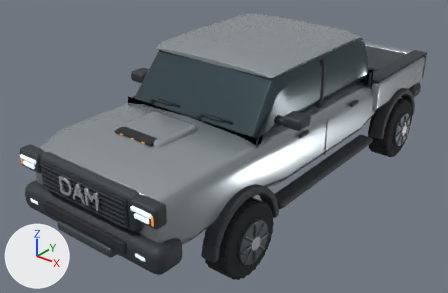
The Blender file source_blender/dam_pickup.blend, before and after one commit.
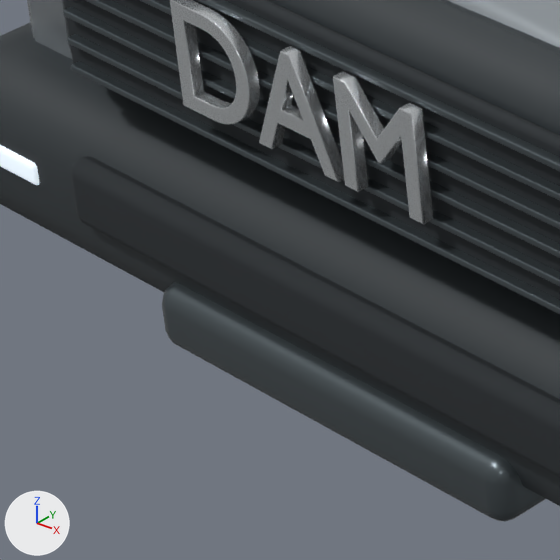
Old and new are each drawn whole from a 50 mm camera at (4.41, -6.29, 4.24) aimed at (-0.25, -0.47, 0.64) and again close up on the part from 7% to 27% of the width and 60% to 90% of the height. The lights are fixed; the arrows at lower left show +X, +Y and +Z. The older version's two pictures come first.

In view in the first close-up: 'DAM grille badge', 'Front bumper', 'Grille slat', 'Grille slat.001', 'Grille slat.002', 'Grille slat.003', 'Grille slat.005', 'Grille surround', 'Lower intake', 'Pickup body', 'Recessed grille', 'Skid plate' and 2 more.
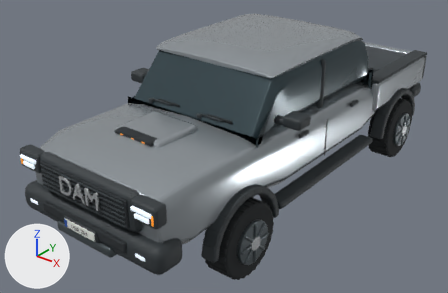
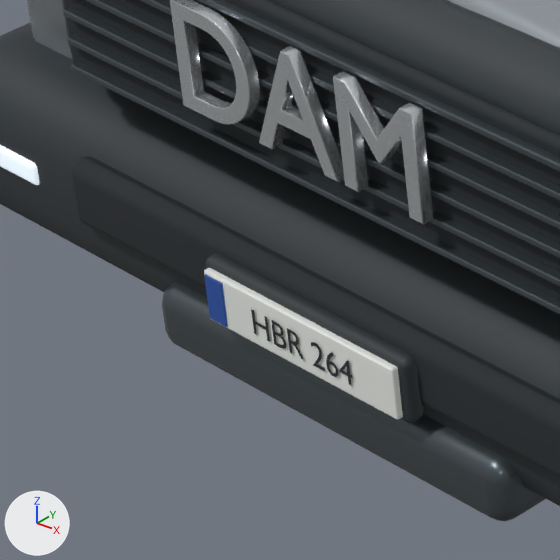
Commit message: Model front and rear registration plates for the DAM pickup

Location of each change, [x1, y1, x2, y2] in pixels of the close-ups (560 x 560 px):
'Front number plate', added: after [204, 268, 403, 420]
'Front plate holder', added: after [206, 253, 424, 423]
'Front registration', added: after [251, 309, 353, 386]
'Front plate blue band', added (blue): after [204, 274, 228, 327]

Edits to the bpy script that builds the scene:
```text
Add mat_blue_registration_band:
    mat_blue_registration_band = principled_material('Blue registration band')
    mat_blue_registration_band.base_color = (0.023, 0.089, 0.39)  # blue #2a54a8
    mat_blue_registration_band.metallic = 0.02
    mat_blue_registration_band.roughness = 0.48
Add mat_reflective_plate_enamel:
    mat_reflective_plate_enamel = principled_material('Reflective plate enamel')
    mat_reflective_plate_enamel.base_color = (0.84, 0.86, 0.82)  # white #ecefea
    mat_reflective_plate_enamel.metallic = 0.02
    mat_reflective_plate_enamel.roughness = 0.44
Add me_front_registration:
    me_front_registration.from_pydata(...)  # 213 vertices, 211 faces; spans x 0.005..0.244, y -0.001..0.046, z 0.0
    me_front_registration.materials.append(mat_rubber_cargo_liner)  # black #242a2e
Add me_cube_292:
    me_cube_292.from_pydata(...)  # 96 vertices, 98 faces; spans x -0.0215..0.0215, y -0.002..0.002, z -0.0415..0.0415
    me_cube_292.materials.append(mat_blue_registration_band)  # blue #2a54a8
Add me_cube_291:
    me_cube_291.from_pydata(...)  # 96 vertices, 98 faces; spans x -0.228..0.228, y -0.007..0.007, z -0.047..0.047
    me_cube_291.materials.append(mat_reflective_plate_enamel)  # white #ecefea
Add me_cube_290:
    me_cube_290.from_pydata(...)  # 96 vertices, 98 faces; spans x -0.244..0.244, y -0.018..0.018, z -0.06..0.06
    me_cube_290.materials.append(mat_textured_graphite_polymer)  # dark grey #30373a
Add ob_front_registration:
    ob_front_registration = bpy.data.objects.new('Front registration', me_front_registration)
    ob_front_registration.parent = ob_dam_pickup
    ob_front_registration.location = (-0.113, -3.108, 0.756)
    ob_front_registration.rotation_euler = (1.571, 0.0, 0.0)  # degrees (90, 0, 0)
Add ob_front_plate_blue_band:
    ob_front_plate_blue_band = bpy.data.objects.new('Front plate blue band', me_cube_292)
    ob_front_plate_blue_band.parent = ob_dam_pickup
    ob_front_plate_blue_band.location = (-0.201, -3.106, 0.779)
Add ob_front_number_plate:
    ob_front_number_plate = bpy.data.objects.new('Front number plate', me_cube_291)
    ob_front_number_plate.parent = ob_dam_pickup
    ob_front_number_plate.location = (0.0, -3.098, 0.779)
Add ob_front_plate_holder:
    ob_front_plate_holder = bpy.data.objects.new('Front plate holder', me_cube_290)
    ob_front_plate_holder.parent = ob_dam_pickup
    ob_front_plate_holder.location = (0.0, -3.076, 0.779)
```
